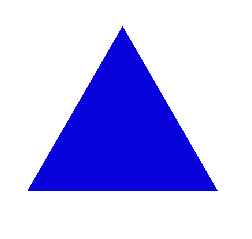
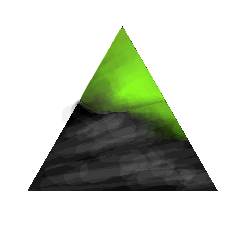
Before/after of a 252x239 layered artwork. What changed in the layer stack:
added layer "Layer 7" above "Layer 6" over (62, 96, 192, 146)
added layer "Layer 6" above "Layer 5" over (80, 27, 167, 112)
added layer "Layer 5" above "Layer 4" over (28, 66, 218, 191)
painted on "Layer 4" over (28, 26, 218, 191)
